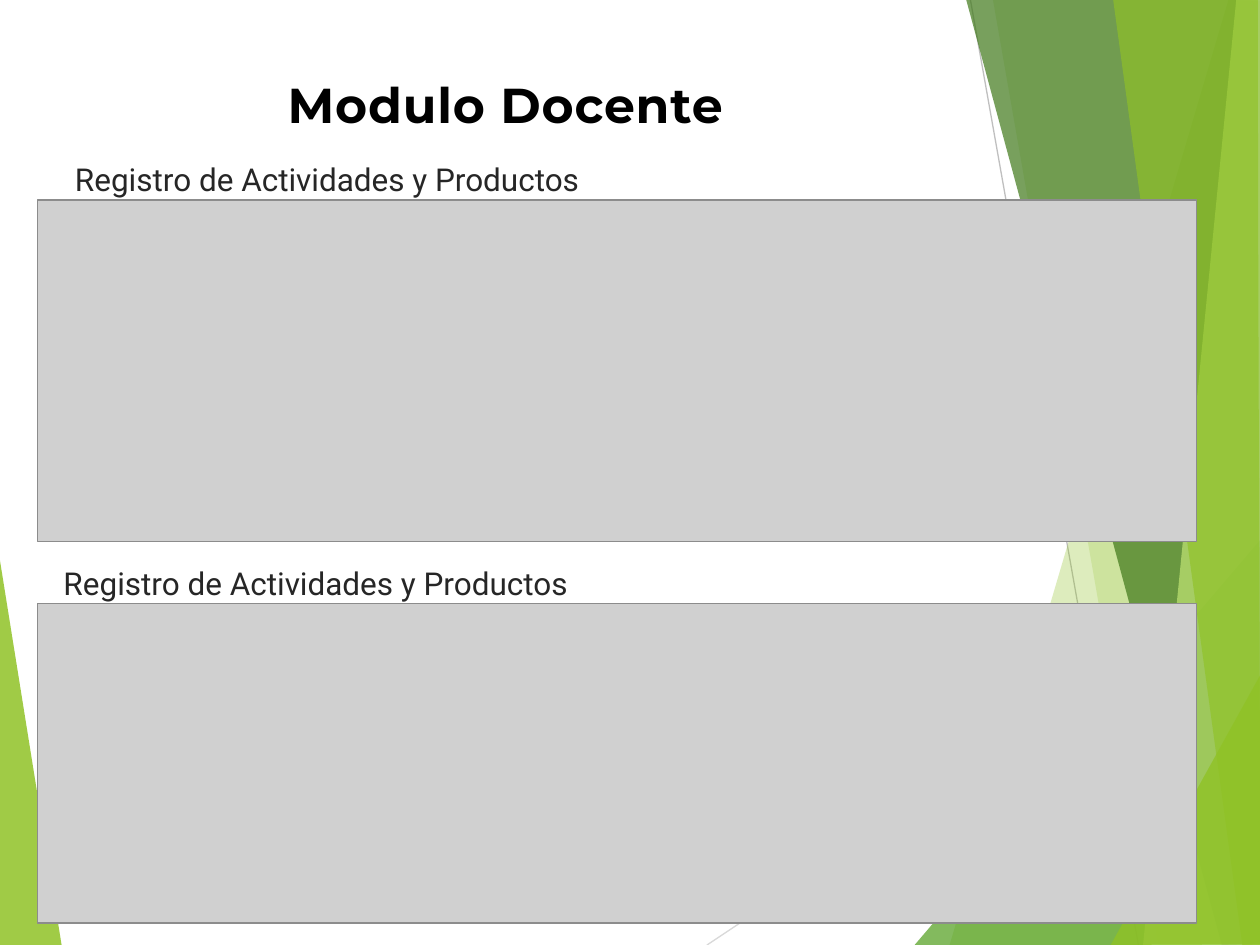
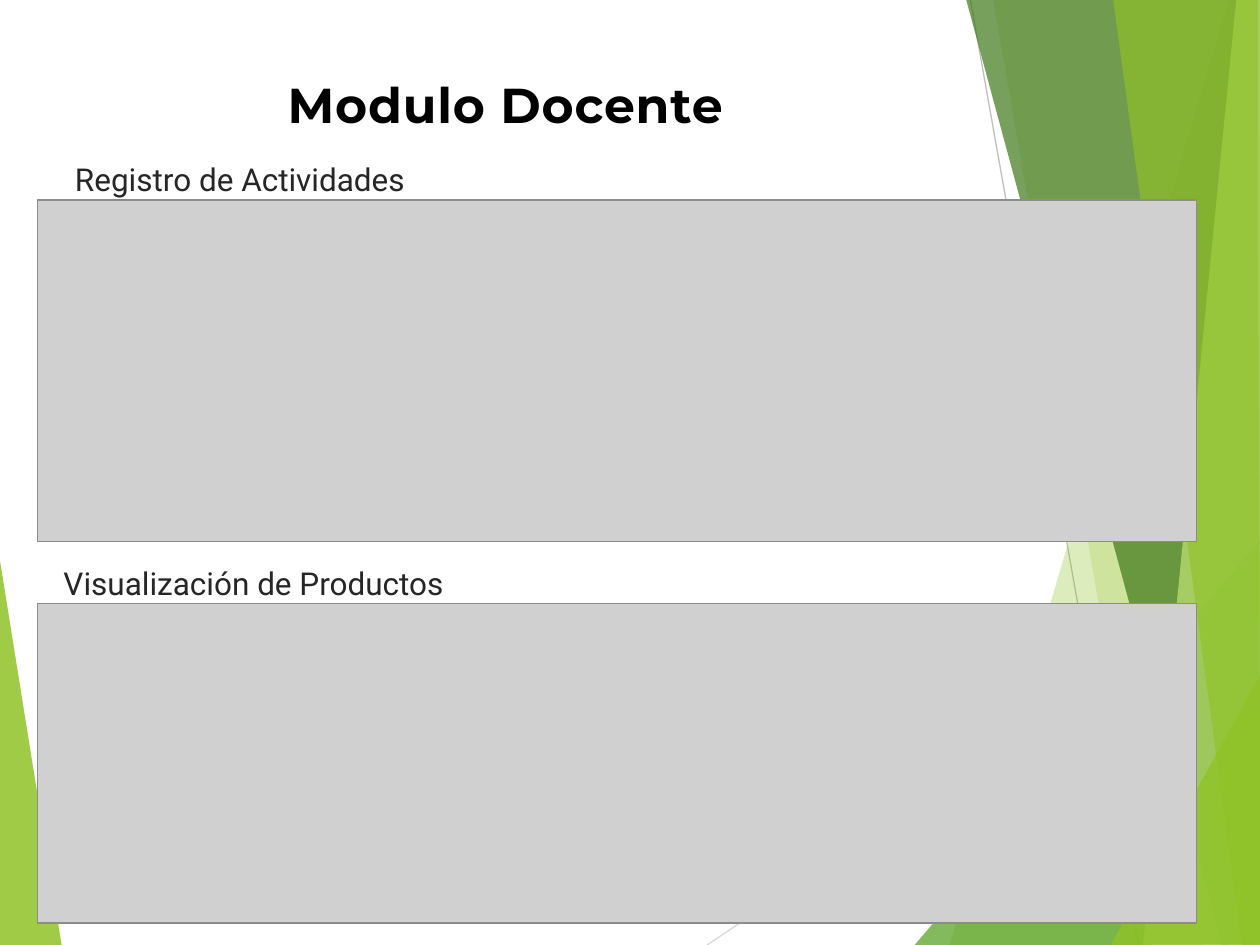
Before and after one commit to andy645jh/ProyectoGrado, a slide deck: slide 9 of extras/docs/rdc_presentacion.pptx. Drawn at 1260x945 pixels with LibreOffice and Linux fonts; fonts in the diff are those of the drawing; grey boxes stand for pictures. Boxes give left, top, right and bottom in pixels: in the first picture for what was removed or moved away, otherwise in the second. Text is boxed around its words. In the diff, an @@ line names an element or a change of style, - is before the commit and + after.

```diff
--- a/extras/docs/rdc_presentacion.pptx
+++ b/extras/docs/rdc_presentacion.pptx
@@ text at (75,167,404,198): text changed @@
-Registro de Actividades y Productos
+Registro de Actividades
@@ text at (63,571,443,596): text changed @@
-Registro de Actividades y Productos
+Visualización de Productos
```
Also in this commit, not shown: 2 other slides changed, 5 other files.
